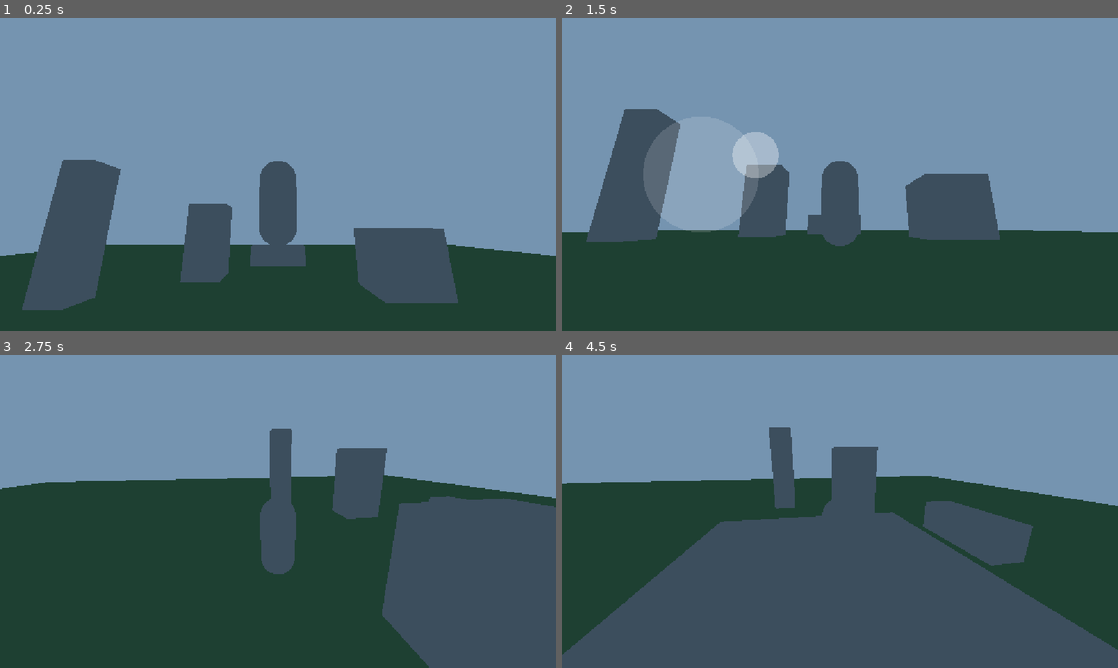
Above: before the commit, frames 1-4 (two rows, left to right).
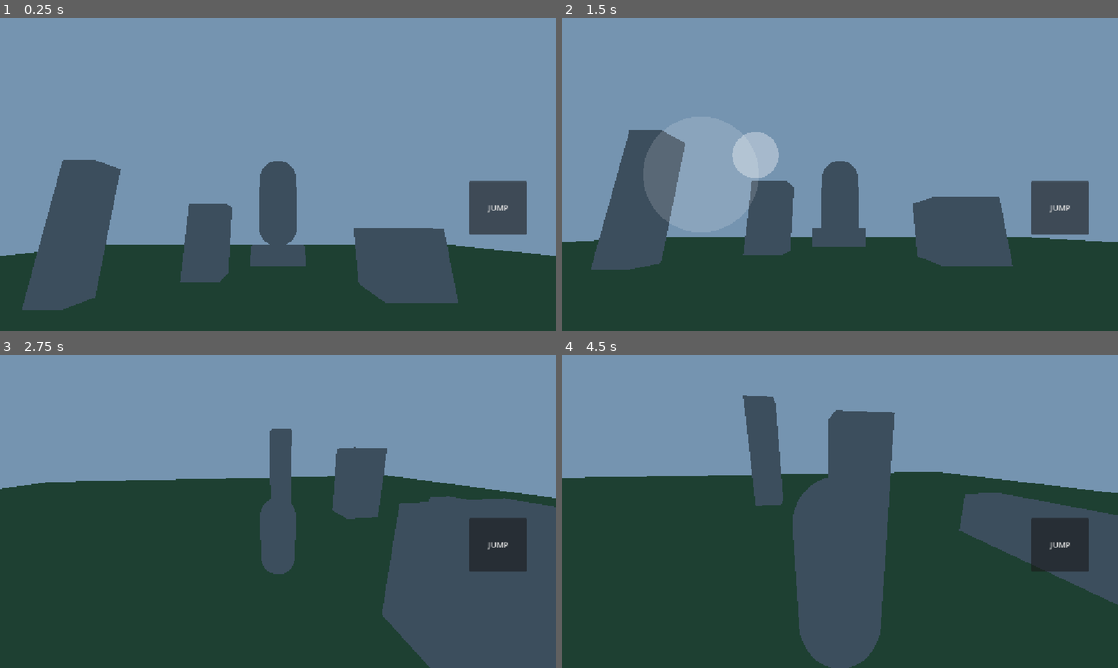
Above: after the commit, the same moments.

Repository: nivramnat/engkanto
Game: Godot game, scene res://scenes/world/test_zone.tscn
The game is run twice, just before and just after one commit, with the same random seed, the same clock (stepped at 60 frames per second) and the same inputs.
Inputs (mouse positions are in pixels of both pictures, inside the frame that each line leads up to):
- Up to frame 1 (0.25 s): no input
- Up to frame 2 (1.5 s): click (1062, 208) at 0.5 s, where only the run after the commit has a clickable "JUMP"; tap Enter at 1.25 s; drag from (701, 174) to (895, 105) at 1.27 s
- Up to frame 3 (2.75 s): drag from (417, 511) to (250, 574) at 2.02 s
- Up to frame 4 (4.5 s): tap Space (jump, bound only after the commit) at 2.75, 3.05 s; move the mouse to (895, 442) at 2.77 s; hold D (move_right) 2.78-3.5 s; hold Shift (run) 2.78-3.5 s; drag from (812, 574) to (673, 464) at 3.52 s; move the mouse to (1006, 558) at 4.27 s; hold A (move_left) from 4.28 s (still down); hold Right mouse button (camera_rotate) from 4.28 s (still down)

The runs differ from the first frame. In frame 1, 1.8% of the frame differs, in the area x 84-95%, y 52-70%; in frame 2, 10%; in frame 3, 1.8%; in frame 4, 37%, in the area x 0-100%, y 12-100%.

Commit message:
Add jump action with air control and touch jump button
- Add `jump` input action bound to Spacebar
- player.gd: jump from the floor only; reduced air acceleration gives
  slight mid-air control while keeping ground movement snappy
- jump_button.gd + touch_controls.tscn: on-screen JUMP button at the
  bottom-right (raised to leave room for future action buttons),
  auto-hidden when no touchscreen; wired to the player via its signal
- CLAUDE.md: add an Input Actions reference listing jump and the rest

Verified headless: clean import/run, and a behavioral harness confirms
a floor jump lifts the player ~1.3m and lands, with the button wired.

Co-Authored-By: Claude Opus 4.8 <noreply@anthropic.com>

Diff:
--- a/project.godot
+++ b/project.godot
@@ -69,6 +69,11 @@
 , Object(InputEventKey,"resource_local_to_scene":false,"resource_name":"","device":-1,"window_id":0,"alt_pressed":false …(183 unchanged characters)…
 ]
 }
+jump={
+"deadzone": 0.5,
+"events": [Object(InputEventKey,"resource_local_to_scene":false,"resource_name":"","device":-1,"window_id":0,"alt_pressed":false,"shift_pressed":false,"ctrl_pressed":false,"meta_pressed":false,"pressed":false,"keycode":0,"physical_keycode":32,"key_label":0,"unicode":32,"location":0,"echo":false,"script":null)
+]
+}
 
 [physics]
 
--- a/scenes/ui/touch_controls.tscn
+++ b/scenes/ui/touch_controls.tscn
@@ -1,7 +1,8 @@
-[gd_scene load_steps=3 format=3]
+[gd_scene load_steps=4 format=3]
 
 [ext_resource type="Script" path="res://scripts/ui/virtual_joystick.gd" id="1"]
 [ext_resource type="Script" path="res://scripts/ui/camera_touch_area.gd" id="2"]
+[ext_resource type="Script" path="res://scripts/ui/jump_button.gd" id="3"]
 
 [node name="TouchControls" type="CanvasLayer"]
 
@@ -22,3 +23,17 @@
 grow_vertical = 1
 mouse_filter = 0
 script = ExtResource("2")
+
+[node name="JumpButton" type="Button" parent="."]
+anchor_left = 1.0
+anchor_top = 1.0
+anchor_right = 1.0
+anchor_bottom = 1.0
+offset_left = -180.0
+offset_top = -310.0
+offset_right = -60.0
+offset_bottom = -200.0
+grow_horizontal = 0
+grow_vertical = 0
+text = "JUMP"
+script = ExtResource("3")
--- a/scripts/player/player.gd
+++ b/scripts/player/player.gd
@@ -8,6 +8,8 @@
 
 @export var walk_speed: float = 4.0
 @export var run_speed: float = 7.0
+@export var jump_velocity: float = 5.0
+@export var air_acceleration: float = 12.0    ## how fast air movement responds (lower = less control)
 @export var turn_speed: float = 12.0          ## how fast the body faces its movement direction
 @export var mouse_sensitivity: float = 0.005  ## radians of camera rotation per pixel of mouse motion
 @export var touch_sensitivity: float = 0.004  ## radians of camera rotation per pixel of swipe
@@ -17,6 +19,7 @@
 var _gravity: float = ProjectSettings.get_setting("physics/3d/default_gravity", 9.8)
 var _joystick_input: Vector2 = Vector2.ZERO
 var _pending_swipe: Vector2 = Vector2.ZERO    ## touch rotation accumulated between physics frames
+var _jump_requested: bool = false             ## set by the on-screen jump button for one physics frame
 
 @onready var _camera_yaw: Node3D = $CameraYaw
 @onready var _spring_arm: SpringArm3D = $CameraYaw/SpringArm3D
@@ -33,6 +36,9 @@
 	var swipe_area := get_node_or_null("TouchControls/CameraTouchArea")
 	if swipe_area != null:
 		swipe_area.swiped.connect(_on_camera_swiped)
+	var jump_button := get_node_or_null("TouchControls/JumpButton")
+	if jump_button != null:
+		jump_button.pressed.connect(_on_jump_button_pressed)
 
 
 func _on_joystick_direction_changed(direction: Vector2) -> void:
@@ -41,6 +47,10 @@
 
 func _on_camera_swiped(relative: Vector2) -> void:
 	_pending_swipe += relative * touch_sensitivity
+
+
+func _on_jump_button_pressed() -> void:
+	_jump_requested = true
 
 
 func _unhandled_input(event: InputEvent) -> void:
@@ -59,8 +69,14 @@
 		_rotate_camera(-_pending_swipe.x, -_pending_swipe.y)
 		_pending_swipe = Vector2.ZERO
 
-	if not is_on_floor():
+	var on_floor: bool = is_on_floor()
+	if not on_floor:
 		velocity.y -= _gravity * delta
+
+	# Jump only from the floor; the button request lasts a single frame.
+	if (Input.is_action_just_pressed("jump") or _jump_requested) and on_floor:
+		velocity.y = jump_velocity
+	_jump_requested = false
 
 	# Keyboard/gamepad plus the touch joystick, clamped to a unit length.
 	var move_input: Vector2 = Input.get_vector("move_left", "move_right", "move_forward", "move_back")
@@ -75,8 +91,16 @@
 		direction = Vector3.ZERO
 
 	var speed: float = run_speed if Input.is_action_pressed("run") else walk_speed
-	velocity.x = direction.x * speed
-	velocity.z = direction.z * speed
+	var target_x: float = direction.x * speed
+	var target_z: float = direction.z * speed
+	if on_floor:
+		# Snappy, fully-responsive ground control.
+		velocity.x = target_x
+		velocity.z = target_z
+	else:
+		# Reduced air control so movement eases rather than snaps mid-jump.
+		velocity.x = move_toward(velocity.x, target_x, air_acceleration * delta)
+		velocity.z = move_toward(velocity.z, target_z, air_acceleration * delta)
 
 	if direction.length() > 0.001:
 		var target_yaw: float = atan2(direction.x, direction.z)
--- /dev/null
+++ b/scripts/ui/jump_button.gd
@@ -0,0 +1,9 @@
+extends Button
+## On-screen jump button for touch devices (bottom-right, above where future
+## action buttons will sit). Hidden when there's no touchscreen; the player
+## connects to the built-in `pressed` signal.
+
+
+func _ready() -> void:
+	if not DisplayServer.is_touchscreen_available():
+		hide()
Not shown, added: scripts/ui/jump_button.gd.uid
Not shown, changed: CLAUDE.md
